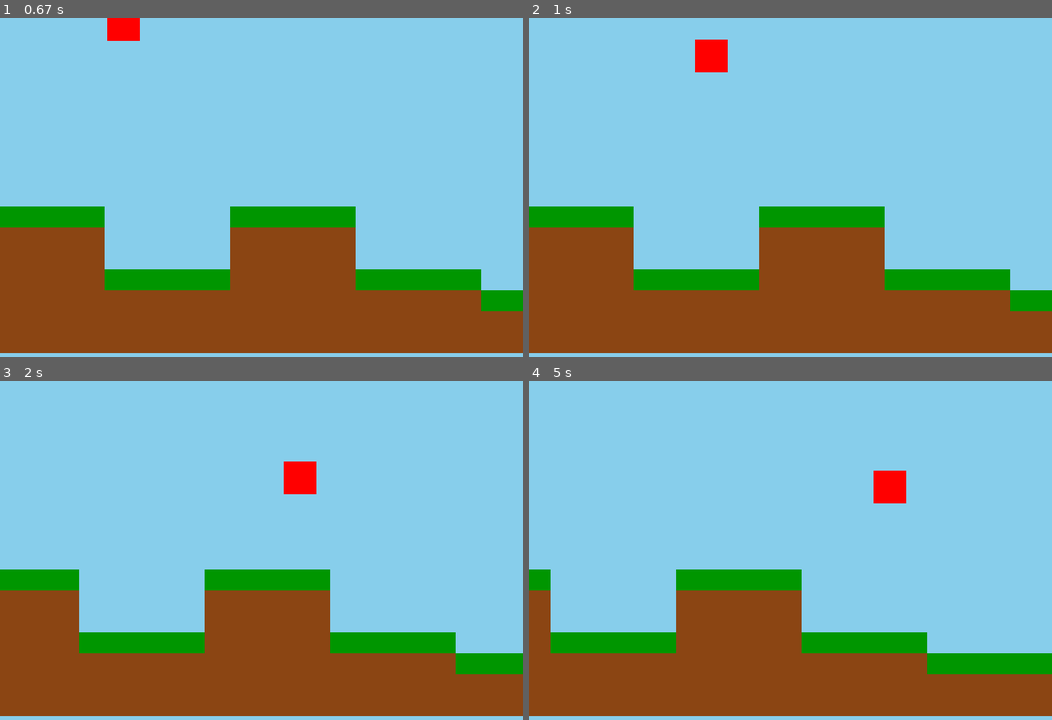
Above: before the commit, frames 1-4 (two rows, left to right).
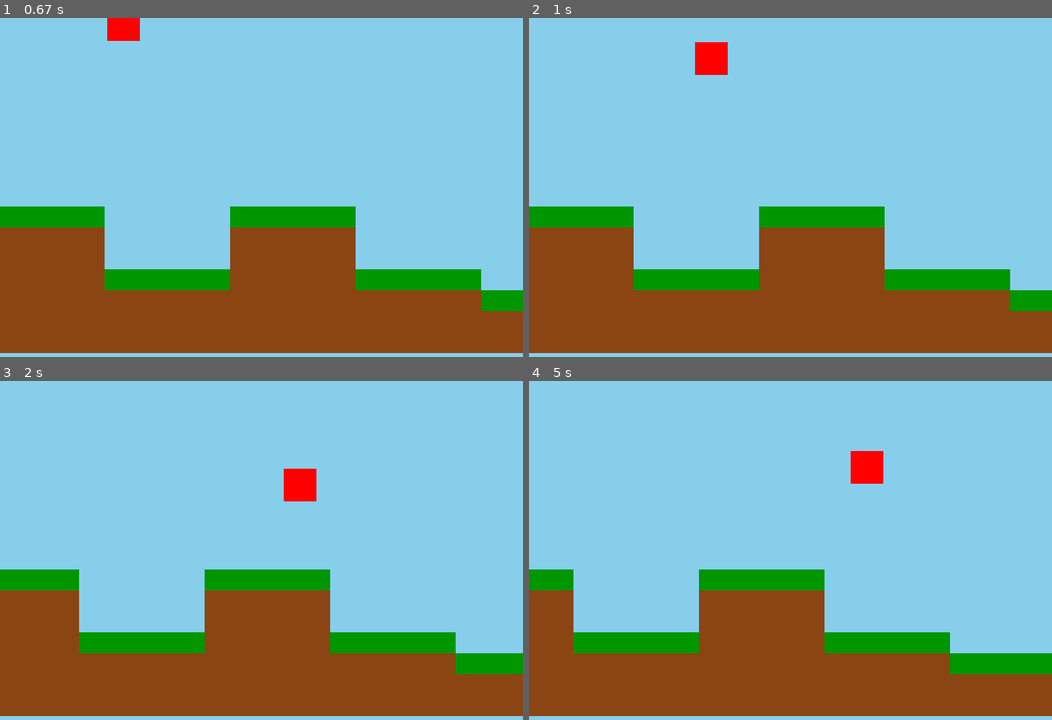
Above: after the commit, the same moments.

Repository: Graciano-B-L-Junior/Gamedevportfolio_pygame
Game: pygame game, started from 2 - Platform game/game.py
Two runs of this game, one before a commit and one after it. Both use one fixed random seed, a clock stepped at 60 frames per second and the inputs below.
Inputs:
- Up to frame 1 (0.67 s): hold Space from 0.33 s (still down); hold Right from 0.33 s (still down)
- Up to frame 2 (1 s): release Space at 0.8 s; release Right at 0.8 s; hold Right from 0.83 s (still down); tap Space at 0.9 s
- Up to frame 3 (2 s): tap Space at 1.2, 1.4, 1.7, 1.9 s; release Right at 1.3 s; hold Right 1.33-1.8 s; hold Left from 1.83 s (still down)
- Up to frame 4 (5 s): tap Space at 2.2, 2.47, 2.77, 2.9, 3.2, 3.57, 3.87, 4.07, 4.37, 4.57, 4.87 s; release Left at 2.37 s; hold Left 2.4-2.8 s; hold Right 2.83-3.47 s; hold Left 3.5-3.97 s; hold Right 4-4.47 s; hold Right 4.5-4.97 s

Frame 1 is identical in both runs. In frame 2, 0.1% of the frame differs, in the area x 31-38%, y 6-17%; in frame 3, 0.3%; in frame 4, 4.8%, in the area x 4-81%, y 20-87%.

Commit message:
Refactor player movement logic; streamline horizontal movement and jump handling

Diff:
--- a/2 - Platform game/game.py
+++ b/2 - Platform game/game.py
@@ -98,9 +98,9 @@
                 rect = None
                 if pos_x_screen + self.TILE_SIZE > 0 and pos_x_screen < self.screen_width:
                     if tile == 1:
-                       rect = pygame.draw.rect(self.screen, self.GROUND_EARTH, (pos_x_screen, pos_y_world, self.TILE_SIZE, self.TILE_SIZE))
+                        rect = pygame.draw.rect(self.screen, self.GROUND_EARTH, (pos_x_screen, pos_y_world, self.TILE_SIZE, self.TILE_SIZE))
                     elif tile == 2:
-                        rect =pygame.draw.rect(self.screen, self.GREEN_GROUND, (pos_x_screen, pos_y_world, self.TILE_SIZE, self.TILE_SIZE))
+                        rect = pygame.draw.rect(self.screen, self.GREEN_GROUND, (pos_x_screen, pos_y_world, self.TILE_SIZE, self.TILE_SIZE))
                 if rect:
                     self.platforms.append(rect)
 
--- a/2 - Platform game/player.py
+++ b/2 - Platform game/player.py
@@ -9,8 +9,8 @@
         self.speed = 5
         self.jump_force = -20
         self.maximum_fall_speed = 10
-
         self.rect = pygame.Rect(self.x, self.y, self.width, self.height)
+        self.last_position_rect = self.rect.copy()
         self.color = (255, 0, 0)
 
         self.y_velocity = 0
@@ -26,58 +26,53 @@
 
     def update(self, other_rects, **kwargs):
         keys = pygame.key.get_pressed()
-        self.speed = 5
-
-        if keys[pygame.K_LEFT]:
-            self.rect.x -= self.speed
-        if keys[pygame.K_RIGHT]:
-            self.rect.x += self.speed
+        dx = 0
+        dy = 0
 
         if keys[pygame.K_SPACE] and self.on_ground:
             self.y_velocity = self.jump_force
             self.on_ground = False
             self.is_jumping = True
 
-        events = pygame.event.get()
-
-        for event in events:
-            if event.type == pygame.KEYUP:
-                if event.key == pygame.K_SPACE:
-                    self.is_jumping = False
-                    break
-
-
         if self.is_jumping and keys[pygame.K_SPACE]:
             self.y_velocity += self.high_jump
+        else:
+            self.is_jumping = False
+
+        if kwargs.get("cam_offset_x") and kwargs.get('cam_is_moving'):
+            self.speed = 3
+        else:
+            self.speed = 5
+
+        if keys[pygame.K_LEFT]:
+            dx -= self.speed
+        if keys[pygame.K_RIGHT]:
+            dx += self.speed
+
+        self.rect.x += dx
+        for platform in other_rects:
+            if self.rect.colliderect(platform):
+                if dx > 0:
+                    self.rect.right = platform.left
+                elif dx < 0:
+                    self.rect.left = platform.right
 
         self.y_velocity += self.gravity
         self.y_velocity = min(self.y_velocity, self.maximum_fall_speed)
-        self.rect.y += self.y_velocity
+        dy = self.y_velocity
 
+        self.rect.y += dy
         self.on_ground = False
         for platform in other_rects:
             if self.rect.colliderect(platform):
-                if self.y_velocity > 0:
+                if dy > 0:
                     self.rect.bottom = platform.top
                     self.y_velocity = 0
                     self.on_ground = True
-                elif self.y_velocity < 0:
+                elif dy < 0:
                     self.rect.top = platform.bottom
                     self.y_velocity = 0
-
-        self.x = self.rect.x
-        self.y = self.rect.y
-
         if self.rect.right > self.screen_width:
             self.rect.right = self.screen_width
         if self.rect.left < 0:
             self.rect.left = 0
-
-        for platform in other_rects:
-            if self.rect.colliderect(platform):
-                if self.rect.right > platform.left and self.rect.left < platform.left:
-                    self.rect.right = platform.left
-                elif self.rect.left < platform.right and self.rect.right > platform.right:
-                    self.rect.left = platform.right
-        if kwargs.get("cam_offset_x") and kwargs.get('cam_is_moving'):
-            self.rect.x -= kwargs.get("cam_offset_x")
